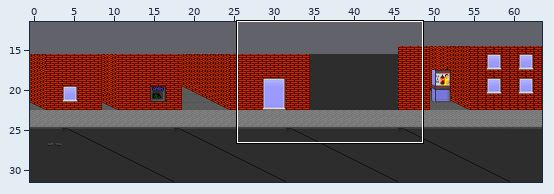
Two versions of a level (Tiled map, data/map.tmx). Above, an overview of the earlier version with the close-up marked.
Close-up. Old version:
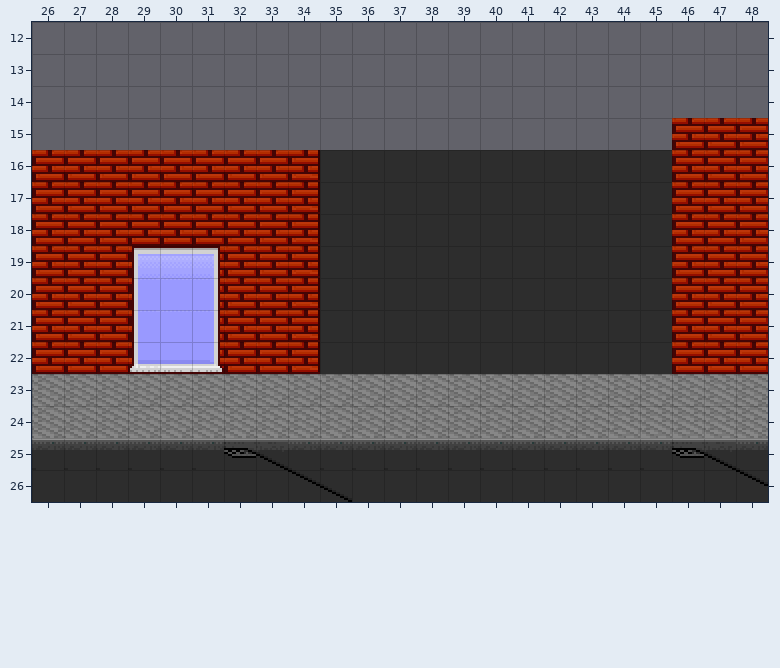
Cells are 48x48 px. Shown: x 26..48, y 12..26.
The result:
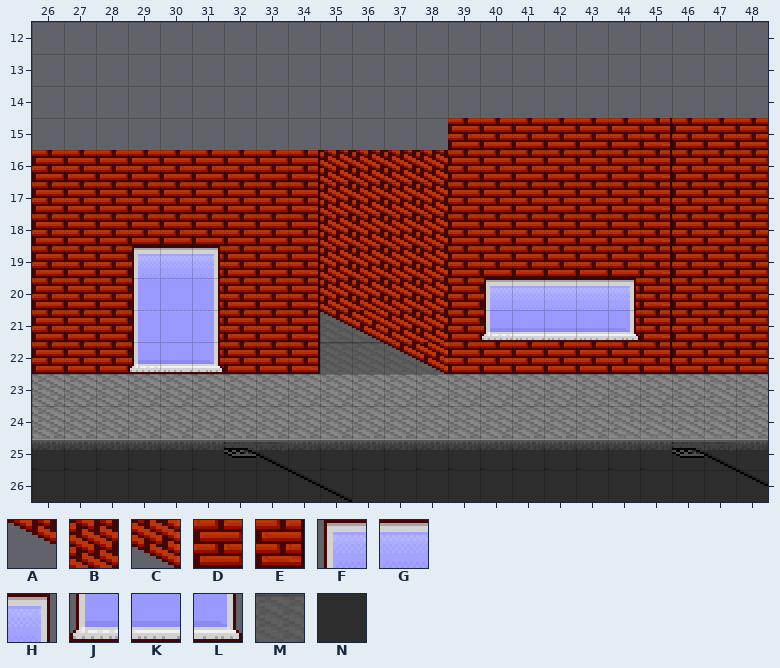
Key: from "streettileset_0": A 0, B 2, C 4, D 5, E 6, F 11, G 12, H 13, J 33, K 34, L 35, M 49, N 68.
_ is an empty cell.
Difference:
Layer "ground":
Tile N gives way to one hidden under a higher layer in row 21 at x 37.
Tile N gives way to tile M in row 21 at x 35 to 36; in row 22 at x 35 to 38.
Layer "building":
The edit adds tile A in row 21 at x 35; in row 22 at x 37.
The edit adds tile B in rows 16 to 20 at x 35 to 38; in row 21 at x 37 to 38.
The edit adds tile C in row 21 at x 36; in row 22 at x 38.
The edit adds tile D in rows 15 to 19 at x 39 to 44; in rows 20 to 21 at x 39 to 40 and 44; in row 22 at x 39 to 44.
The edit adds tile E in rows 15 to 22 at x 45.
Layer "building2":
The edit adds tile F in row 20 at x 40.
The edit adds tile G in row 20 at x 41 to 43.
The edit adds tile H in row 20 at x 44.
The edit adds tile J in row 21 at x 40.
The edit adds tile K in row 21 at x 41 to 43.
The edit adds tile L in row 21 at x 44.
Boxes around the changes in both close-ups, in picture pixels (x1, y1, x2, y2):
changed: (320, 118, 672, 374)
